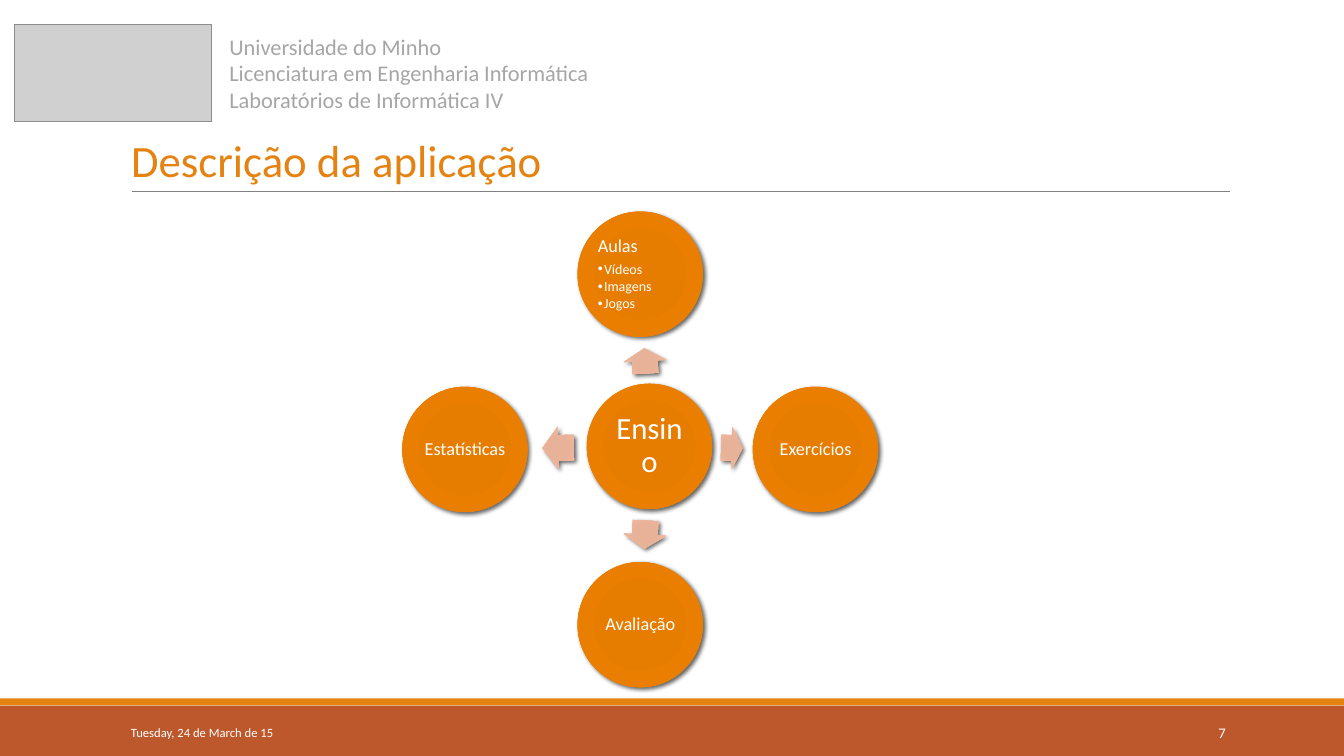
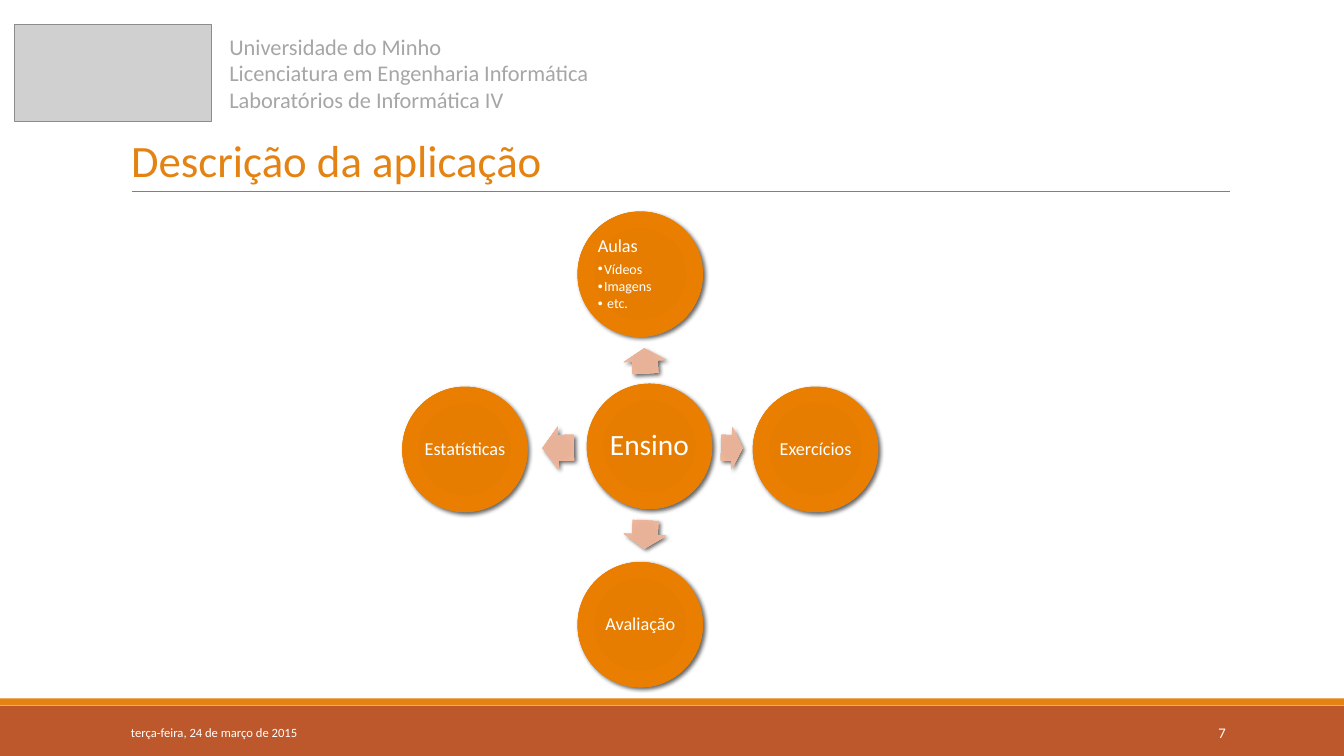
Before and after one commit to 7patricia/Aprende-com-os-Minions, a slide deck: slide 7 of 1ªFase/LI4-Grupo6-Fase1.pptx. Drawn at 1344x756 pixels with LibreOffice and Linux fonts; fonts in the diff are those of the drawing; grey boxes stand for pictures. Boxes give left, top, right and bottom in pixels: in the first picture for what was removed or moved away, otherwise in the second. Text is boxed around its words. In the diff, an @@ line names an element or a change of style, - is before the commit and + after.

```diff
--- a/1ªFase/LI4-Grupo6-Fase1.pptx
+++ b/1ªFase/LI4-Grupo6-Fase1.pptx
@@ text at box(607, 299, 628, 308): text changed @@
-  •• Jogos
+  •• etc.
@@ text "Ensino" at box(610, 434, 689, 456): size 22 to 21 pt @@
@@ text at box(131, 728, 298, 739): text changed @@
-Tuesday, 24 de March de 15
+terça-feira, 24 de março de 2015
```
Also in this commit, not shown: 7 other slides changed, 1 slide added.
